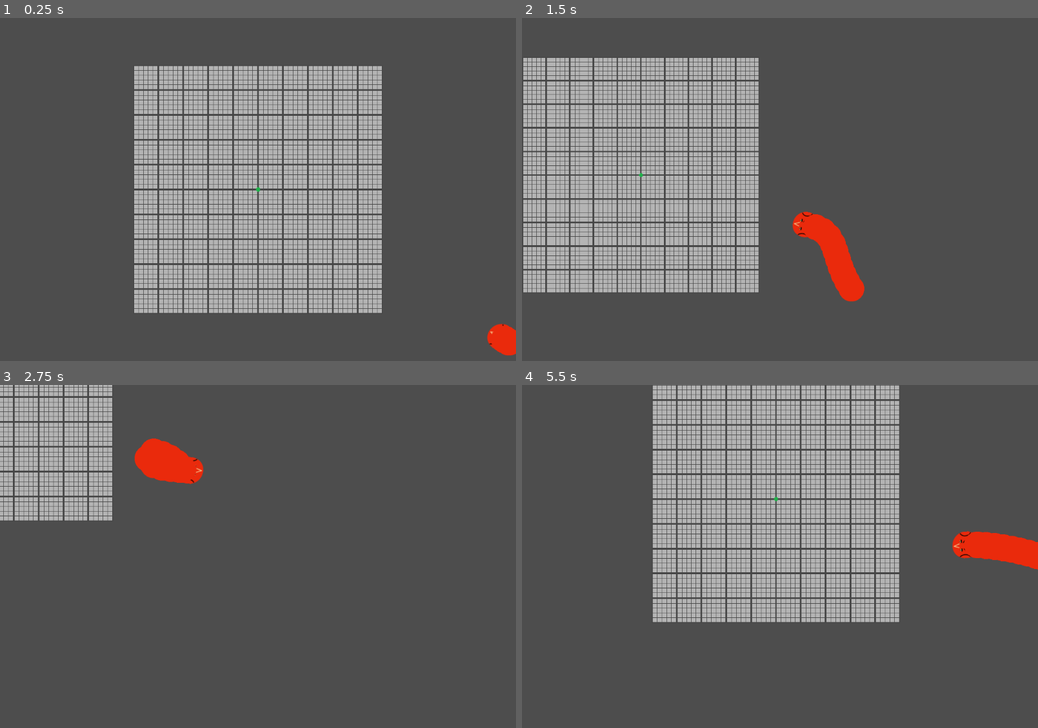
Above: before the commit, frames 1-4 (two rows, left to right).
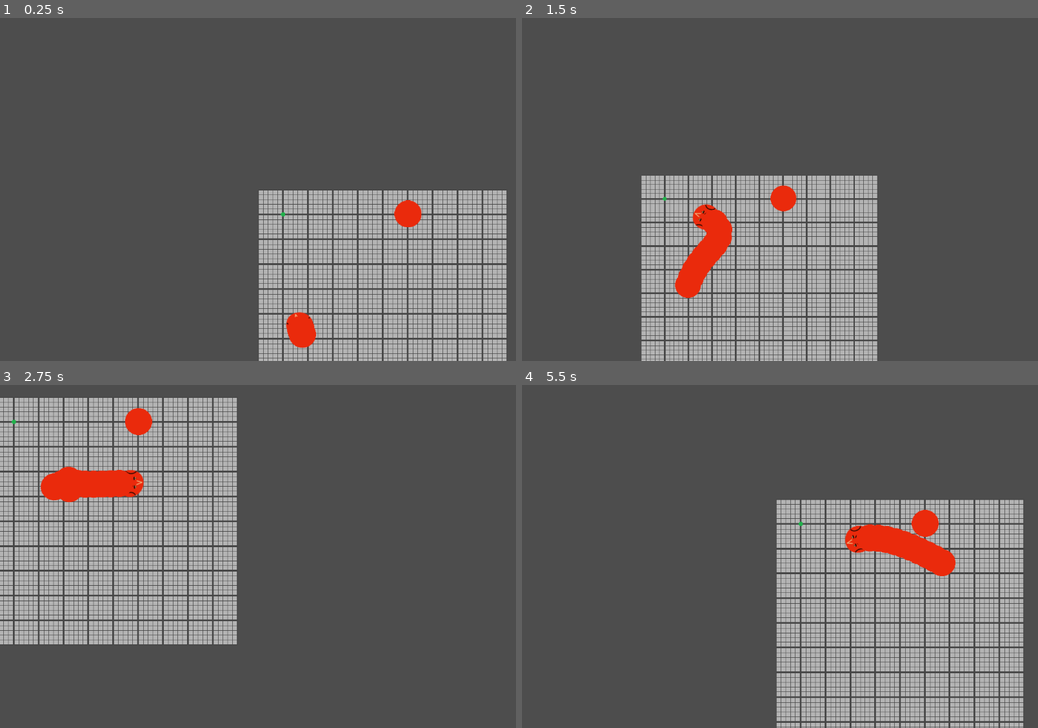
Above: after the commit, the same moments.

Repository: ficova174/SnakeEvolution
Game: Godot game, scene res://scenes/world.tscn
Two runs of this game, one before a commit and one after it. Both use one fixed random seed, a clock stepped at 60 frames per second and the inputs below.
Inputs (mouse positions are in pixels of both pictures, inside the frame that each line leads up to):
- Up to frame 1 (0.25 s): no input
- Up to frame 2 (1.5 s): move the mouse to (893, 172) at 0.52 s; hold D (right) 0.53-1.28 s; hold Space (dash) 0.53-1.28 s; move the mouse to (676, 206) at 1.27 s; hold S (down) from 1.28 s (still down); tap Mouse wheel up (zoom_in) at 1.35 s
- Up to frame 3 (2.75 s): move the mouse to (309, 481) at 2.02 s; release S (down) at 2.03 s; hold D (right) from 2.03 s (still down); tap Mouse wheel down (zoom_out) at 2.1 s
- Up to frame 4 (5.5 s): move the mouse to (754, 625) at 2.77 s; release D (right) at 2.78 s; hold Up (up) 2.78-3.53 s; tap Space (dash) at 2.85 s; move the mouse to (934, 607) at 3.52 s; hold A (left) 3.53-5.03 s; tap Mouse wheel up (zoom_in) at 3.6 s; move the mouse to (625, 505) at 4.27 s; tap Mouse wheel down (zoom_out) at 4.35 s; move the mouse to (805, 556) at 5.02 s; hold S (down) from 5.03 s (still down); hold Space (dash) from 5.03 s (still down)

The runs differ from the first frame. In frame 1, 33% of the frame differs, in the area x 26-100%, y 13-100%; in frame 2, 34%; in frame 3, 22%; in frame 4, 38%, in the area x 25-100%, y 0-100%.

Commit message:
added wall borders and wall collisions, modified the layers

Diff:
--- a/scenes/body_segment.tscn
+++ b/scenes/body_segment.tscn
@@ -7,7 +7,7 @@
 radius = 32.06244
 
 [node name="BodySegment" type="Area2D" unique_id=138247407]
-collision_layer = 2
+collision_layer = 4
 collision_mask = 0
 monitoring = false
 script = ExtResource("1_bae6x")
--- a/scenes/food.tscn
+++ b/scenes/food.tscn
@@ -7,7 +7,7 @@
 radius = 6.0
 
 [node name="Food" type="Area2D" unique_id=2091610270]
-collision_layer = 4
+collision_layer = 8
 collision_mask = 0
 input_pickable = false
 monitoring = false
--- a/scenes/player.tscn
+++ b/scenes/player.tscn
@@ -18,7 +18,7 @@
 segment_scene = ExtResource("3_qlg0r")
 
 [node name="Head" type="CharacterBody2D" parent="." unique_id=1346012267]
-collision_mask = 0
+collision_layer = 2
 input_pickable = true
 script = ExtResource("3_dqkch")
 
@@ -34,7 +34,8 @@
 limit_enabled = false
 
 [node name="Mouth" type="Area2D" parent="Head" unique_id=823052363]
-collision_mask = 6
+collision_layer = 0
+collision_mask = 14
 input_pickable = false
 monitorable = false
 
--- a/scenes/world.tscn
+++ b/scenes/world.tscn
@@ -1,18 +1,25 @@
 [gd_scene format=3 uid="uid://d2mltrc36pm1y"]
 
 [ext_resource type="Texture2D" uid="uid://brbet0ec37plp" path="res://assets/mapTile.png" id="1_f3sb7"]
+[ext_resource type="Script" uid="uid://doy4xdgrcxwss" path="res://scripts/world.gd" id="1_i7141"]
 [ext_resource type="Script" uid="uid://dkegfiknufng6" path="res://scripts/map.gd" id="2_fj7yv"]
 [ext_resource type="Script" uid="uid://btj35ppqpy6po" path="res://scripts/camera_world.gd" id="3_tlwt5"]
 [ext_resource type="PackedScene" uid="uid://crtu12uxe0amb" path="res://scenes/player.tscn" id="5_036b0"]
 [ext_resource type="PackedScene" uid="uid://b78flgmvjdua6" path="res://scenes/food.tscn" id="6_dwbse"]
+[ext_resource type="PackedScene" uid="uid://csekubfxstp2" path="res://scenes/body_segment.tscn" id="6_qfnet"]
+
+[sub_resource type="WorldBoundaryShape2D" id="WorldBoundaryShape2D_qfnet"]
 
 [node name="World" type="Node2D" unique_id=1978193320]
+script = ExtResource("1_i7141")
 
 [node name="MapSprite2D" type="Sprite2D" parent="." unique_id=944645621]
 texture_filter = 1
 texture_repeat = 2
 texture = ExtResource("1_f3sb7")
+centered = false
 region_enabled = true
+region_rect = Rect2(0, 0, 10000, 10000)
 script = ExtResource("2_fj7yv")
 
 [node name="Camera2D" type="Camera2D" parent="." unique_id=674570870]
@@ -20,8 +27,29 @@
 position_smoothing_enabled = true
 script = ExtResource("3_tlwt5")
 
+[node name="Borders" type="StaticBody2D" parent="." unique_id=987497838]
+collision_mask = 0
+
+[node name="UpBorder" type="CollisionShape2D" parent="Borders" unique_id=440015565]
+rotation = 3.1415927
+shape = SubResource("WorldBoundaryShape2D_qfnet")
+
+[node name="DownBorder" type="CollisionShape2D" parent="Borders" unique_id=819110095]
+shape = SubResource("WorldBoundaryShape2D_qfnet")
+
+[node name="LeftBorder" type="CollisionShape2D" parent="Borders" unique_id=665416341]
+rotation = 1.5707964
+shape = SubResource("WorldBoundaryShape2D_qfnet")
+
+[node name="RightBorder" type="CollisionShape2D" parent="Borders" unique_id=1028855250]
+rotation = 4.712389
+shape = SubResource("WorldBoundaryShape2D_qfnet")
+
 [node name="Player" parent="." unique_id=1069072818 instance=ExtResource("5_036b0")]
-position = Vector2(574, 350)
-mass = 10.0
+position = Vector2(100, 327)
 
 [node name="Food" parent="." unique_id=2091610270 instance=ExtResource("6_dwbse")]
+position = Vector2(58, 58)
+
+[node name="BodySegment" parent="." unique_id=138247407 instance=ExtResource("6_qfnet")]
+position = Vector2(349, 57)
--- /dev/null
+++ b/scripts/world.gd
@@ -0,0 +1,12 @@
+extends Node2D
+
+
+@onready var down_border = $Borders/DownBorder
+@onready var right_border = $Borders/RightBorder
+
+@onready var map = $MapSprite2D
+
+
+func _ready() -> void:
+	down_border.position = Vector2.DOWN * map.CELL_SIZE * map.height
+	right_border.position = Vector2.RIGHT * map.CELL_SIZE * map.width
Not shown, added: scripts/world.gd.uid
